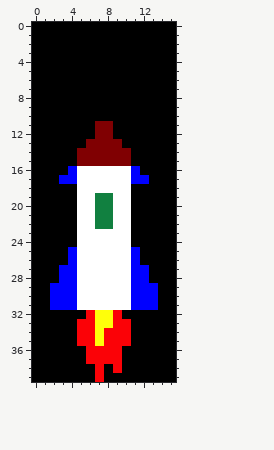
Pixel-art sprite, stored at assets/image1/data3/rocket.png. The picture above is the old version.
The file is 16x40 pixels.
Once edited:
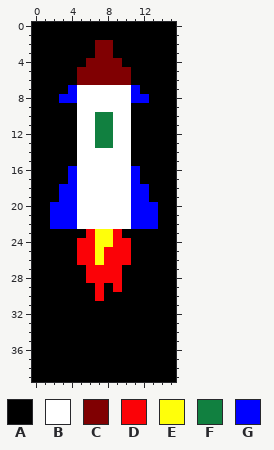
Palette (. is transparent): A #000000  B #ffffff  C #800002  D #fb0207  E #ffff0a  F #118040  G #0000ff
The exact change:
y 2..3: x 7..8 AA -> CC
y 4: x 6..9 AAAA -> CCCC
y 5..6: x 5..10 AAAAAA -> CCCCCC
y 7: x 4..11 AAAAAAAA -> GBBBBBBG
y 8: x 3..12 AAAAAAAAAA -> GGBBBBBBGG
y 9: x 5..10 AAAAAA -> BBBBBB
y 10: x 5..10 AAAAAA -> BBFFBB
y 11..12: x 5..10 AACCAA -> BBFFBB
y 13: x 5..10 ACCCCA -> BBFFBB
y 14..15: x 5..10 CCCCCC -> BBBBBB
y 17: x 3 G -> A; x 12 G -> A
y 18: x 3..4 AA -> GG; x 11..12 AA -> GG
y 19: x 3..4 AA -> GG; x 7..8 FF -> BB; x 11..12 AA -> GG
y 20..22: x 2..4 AAA -> GGG; x 7..8 FF -> BB; x 11..13 AAA -> GGG
y 23: x 5..10 BBBBBB -> ADEEDA
y 24: x 5..10 BBBBBB -> DDEEDD
y 25..26: x 4..11 GBBBBBBG -> ADDEDDDA
y 27..28: x 3..12 GGBBBBBBGG -> AAADDDDAAA
y 29: x 2..13 GGGBBBBBBGGG -> AAAAADADAAAA
y 30: x 2..13 GGGBBBBBBGGG -> AAAAADAAAAAA
y 31: x 2..13 GGGBBBBBBGGG -> AAAAAAAAAAAA
y 32: x 6..9 DEED -> AAAA
y 33: x 5..10 DDEEDD -> AAAAAA
y 34..35: x 5..10 DDEDDD -> AAAAAA
y 36..37: x 6..9 DDDD -> AAAA
y 38: x 7 D -> A; x 9 D -> A
y 39: x 7 D -> A
Pixel boxes of the changes (left, top, right, bottom) in both pictures:
changed: (50, 40, 158, 382)
